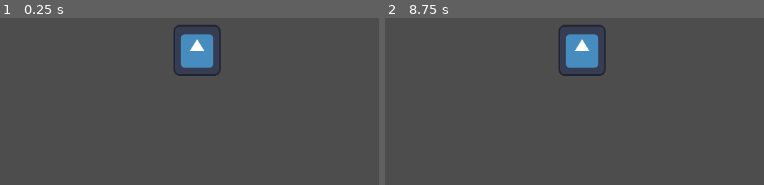
Above: before the commit, frames 1-2 (left to right).
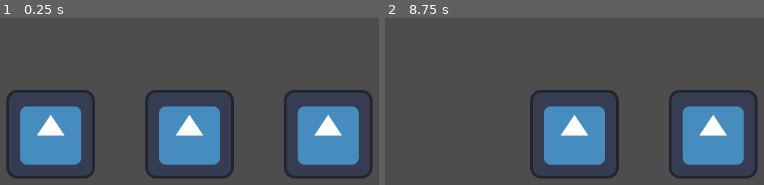
Above: after the commit, the same moments.

Repository: peterjiang36/CMPT306-Group-Project
Game: Godot game, scene res://MainScene.tscn
Two runs of this game, one before a commit and one after it. Both use one fixed random seed, a clock stepped at 60 frames per second and the inputs below. The engine's default icon, where the game draws it, is replaced by a stand-in: a white triangle on a blue panel in a dark square.
Inputs (mouse positions are in pixels of both pictures, inside the frame that each line leads up to):
- Up to frame 1 (0.25 s): no input
- Up to frame 2 (8.75 s): tap Enter at 0.5, 2, 3.5 s; move the mouse to (outside the picture) at 0.52 s; click (outside the picture) at 0.67 s; tap Space at 1.25, 2.75, 4.25 s; move the mouse to (434, 103) at 1.27 s; click (434, 103) at 1.42 s; move the mouse to (outside the picture) at 2.02 s; click (outside the picture) at 2.17 s; move the mouse to (551, 171) at 2.77 s; click (551, 171) at 2.92 s; move the mouse to (outside the picture) at 3.52 s; click (outside the picture) at 3.67 s; move the mouse to (outside the picture) at 4.27 s; click (outside the picture) at 4.42 s; move the mouse to (631, 81) at 5.02 s; click (631, 81) at 5.17 s; move the mouse to (outside the picture) at 5.77 s; click (outside the picture) at 5.92 s; move the mouse to (outside the picture) at 6.52 s; click (outside the picture) at 6.67 s; move the mouse to (434, 103) at 7.27 s; click (434, 103) at 7.42 s; move the mouse to (outside the picture) at 8.02 s; click (outside the picture) at 8.17 s

The runs differ from the first frame. In frame 1, 24% of the frame differs, in the area x 1-99%, y 4-96%; in frame 2, 17%.

Commit message:
Added three enemy and randomly spaw exam to them

Diff:
--- /dev/null
+++ b/Enemy_Scene.tscn
@@ -0,0 +1,10 @@
+[gd_scene load_steps=3 format=3 uid="uid://bain3o63uwotr"]
+
+[ext_resource type="Script" path="res://enemy.gd" id="1_lohat"]
+[ext_resource type="Texture2D" uid="uid://cr7spvsdx6u08" path="res://icon.svg" id="2_kpuow"]
+
+[node name="EnemyScene" type="Node2D"]
+script = ExtResource("1_lohat")
+
+[node name="Sprite2D" type="Sprite2D" parent="."]
+texture = ExtResource("2_kpuow")
--- a/MainScene.tscn
+++ b/MainScene.tscn
@@ -1,18 +1,10 @@
-[gd_scene load_steps=4 format=3 uid="uid://bnoyqfj1gmdwj"]
+[gd_scene load_steps=3 format=3 uid="uid://bnoyqfj1gmdwj"]
 
+[ext_resource type="Script" path="res://main_scene.gd" id="1_6v0dy"]
 [ext_resource type="Script" path="res://examSpawner.gd" id="1_euoox"]
-[ext_resource type="PackedScene" uid="uid://qr4wtrmfkh66" path="res://enemy.tscn" id="2_w6hwj"]
-[ext_resource type="Texture2D" uid="uid://cr7spvsdx6u08" path="res://icon.svg" id="3_v308c"]
 
 [node name="MainScene" type="Node2D"]
+script = ExtResource("1_6v0dy")
 
 [node name="player" type="Node2D" parent="."]
 script = ExtResource("1_euoox")
-
-[node name="enemy" parent="." instance=ExtResource("2_w6hwj")]
-scale = Vector2(1.03847, 7.05306)
-
-[node name="Sprite2D" type="Sprite2D" parent="enemy"]
-position = Vector2(540.216, 39.5573)
-scale = Vector2(0.510874, 0.0809252)
-texture = ExtResource("3_v308c")
--- a/enemy.gd
+++ b/enemy.gd
@@ -1,7 +1,7 @@
 extends Node2D
 class_name Enemy
 
-var timer = Timer.new()
+@onready var timer = Timer.new()
 
 func _ready() -> void:
 	add_child(timer)
@@ -9,7 +9,7 @@
 
 func start_timer() -> void:
 	# Randomize the timer duration between 1 and 5 seconds
-	var duration = randf_range(1.0, 10.0)
+	var duration = randf_range(1.0, 5.0)
 	timer.start(duration)
 	print("timer is started")
 
--- a/enemy.tscn
+++ /dev/null
@@ -1,6 +0,0 @@
-[gd_scene load_steps=2 format=3 uid="uid://qr4wtrmfkh66"]
-
-[ext_resource type="Script" path="res://enemy.gd" id="1_m1ftj"]
-
-[node name="enemy" type="Node2D"]
-script = ExtResource("1_m1ftj")
--- a/examSpawner.gd
+++ b/examSpawner.gd
@@ -1,21 +1,28 @@
 extends Node2D
+class_name Player
+
+var health: int = 100
 
 # Preload the enemy scene to create instances
-@onready var enemy_scene = preload("res://enemy.tscn")
+@onready var enemy_scene = preload("res://Enemy_Scene.tscn")
 
 func _ready() -> void:
 	# Ensure the mouse input is captured
 	Input.mouse_mode = Input.MOUSE_MODE_VISIBLE
 
-func _input(event: InputEvent) -> void:
-	# Check if the mouse button is pressed
-	if event is InputEventMouseButton and event.pressed:
-		spawn_enemy(event.position)
-		print("exam shoot out!")
+#func _input(event: InputEvent) -> void:
+	## Check if the mouse button is pressed
+	#if event is InputEventMouseButton and event.pressed:
+		#pass
 
-func spawn_enemy(position: Vector2) -> void:
-	# Instance an enemy and set its position
-	var enemy_instance = enemy_scene.instantiate()
-	add_child(enemy_instance)
-	enemy_instance.position = position
-	enemy_instance.start_timer()
+#func spawn_enemy(position: Vector2) -> void:
+	## Instance an enemy and set its position
+	#var enemy_instance = enemy_scene.instantiate()
+	#add_child(enemy_instance)
+	#enemy_instance.position = position
+	#enemy_instance.start_timer()
+
+func take_damage(amount:int) -> void:
+	health -= amount
+	if health <=0:
+		queue_free()
--- /dev/null
+++ b/main_scene.gd
@@ -0,0 +1,41 @@
+extends Node2D
+
+@onready var player = $Player
+@onready var enemy = []
+@onready var enemy_scene = preload("res://Enemy_Scene.tscn")
+
+
+# Called when the node enters the scene tree for the first time.
+func _ready() -> void:
+
+	spaw_enemy(Vector2(350,400))
+	spaw_enemy(Vector2(550,400))
+	spaw_enemy(Vector2(750,400))
+
+
+func _input(event: InputEvent) -> void:
+	# Check if the mouse button is pressed
+	if event is InputEventMouseButton and event.pressed:
+		print("gooo")
+		print(enemy.size())
+		random_enemy_start_timer()
+
+# Called every frame. 'delta' is the elapsed time since the previous frame.
+func _process(delta: float) -> void:
+	pass
+
+func spaw_enemy(position: Vector2)-> void:
+	var enemy_instance = enemy_scene.instantiate()
+	add_child(enemy_instance)
+	enemy_instance.position = position
+	enemy.append(enemy_instance)
+	print("spawing")
+
+func random_enemy_start_timer() -> void:
+	if enemy.size() > 0:
+		# Randomly pick one of the enemies
+		var random_index = randi() % enemy.size()
+		var chosen_enemy = enemy[random_index]
+		print("Timer assigned to enemy at position:", chosen_enemy.position)
+		# Start the timer on the chosen enemy
+		chosen_enemy.start_timer()
